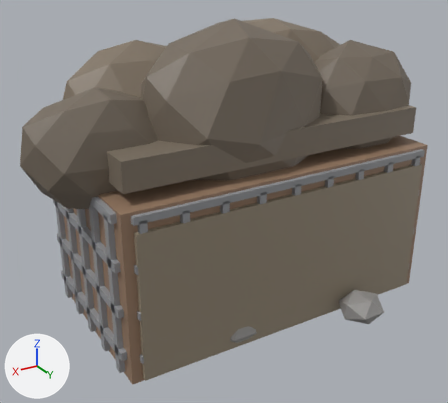
A saved change to the glTF model assets/props/barrier_hesco.glb.
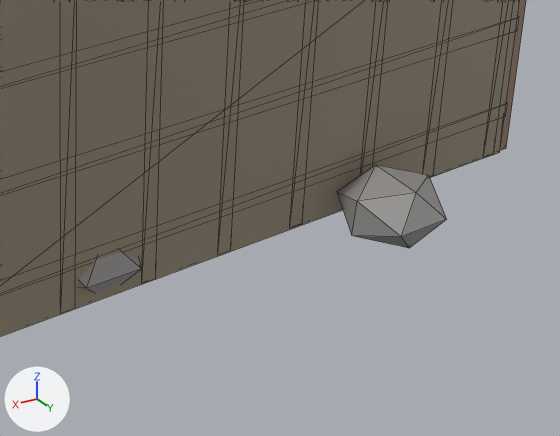
There are two pictures of each version: one whole from a 50 mm lens placed at (1.93, 3.02, 2.14), pointed at (0.16, 0.07, 0.67), one close up on the part from 44% to 96% of the width and 55% to 100% of the height. Lighting does not change. The marker at lower left points along +X, +Y and +Z. The first two pictures are the older version. The close-ups show mesh edges as thin lines.

The first close-up shows 'barrier_hesco.001'.
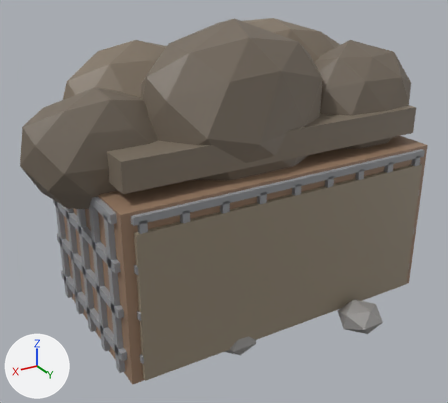
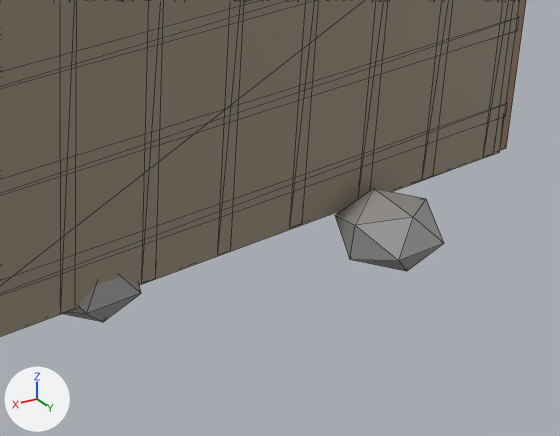
Commit message: fix(assets): hesco 坡脚浮石入地 + 追回两笔漏焊接的 GLB（car_wreck 3.3x 顶点债）

Where the change shows, as pixel boxes [x1, y1, x2, y2] in the close-ups (560 x 436 px; the box of a moved part takes in the faces that stretch with it):
part 1 of me_barrier_hesco_001, moved or reshaped: before [337, 165, 447, 248]; after [335, 188, 444, 271]
part 2 of me_barrier_hesco_001, moved or reshaped: before [78, 252, 142, 293]; after [63, 277, 141, 322]

The edits, one by one:
me_barrier_hesco_001 is used by ob_barrier_hesco_001; location (0.0, 0.0, 0.0).
me_barrier_hesco_001 had 684 vertices, 1136 faces and spanned x -1.31..1.32, y -0.66..0.83, z 0.0..1.73.
me_barrier_hesco_001 now has 684 vertices, 1136 faces and spans x -1.31..1.32, y -0.66..0.83, z -0.07..1.73.
me_barrier_hesco_001 part 1: the loose piece of 12 vertices spanning x -0.54..-0.3, y 0.59..0.83, z 0.0..0.17 is moved by (0.0, 0.0, -0.07).
me_barrier_hesco_001 part 2: the loose piece of 12 vertices spanning x 0.21..0.46, y 0.36..0.6, z 0.0..0.18 is moved by (0.0, 0.0, -0.07).
Other edits to the shape of me_barrier_hesco_001 do not show in these pictures.
